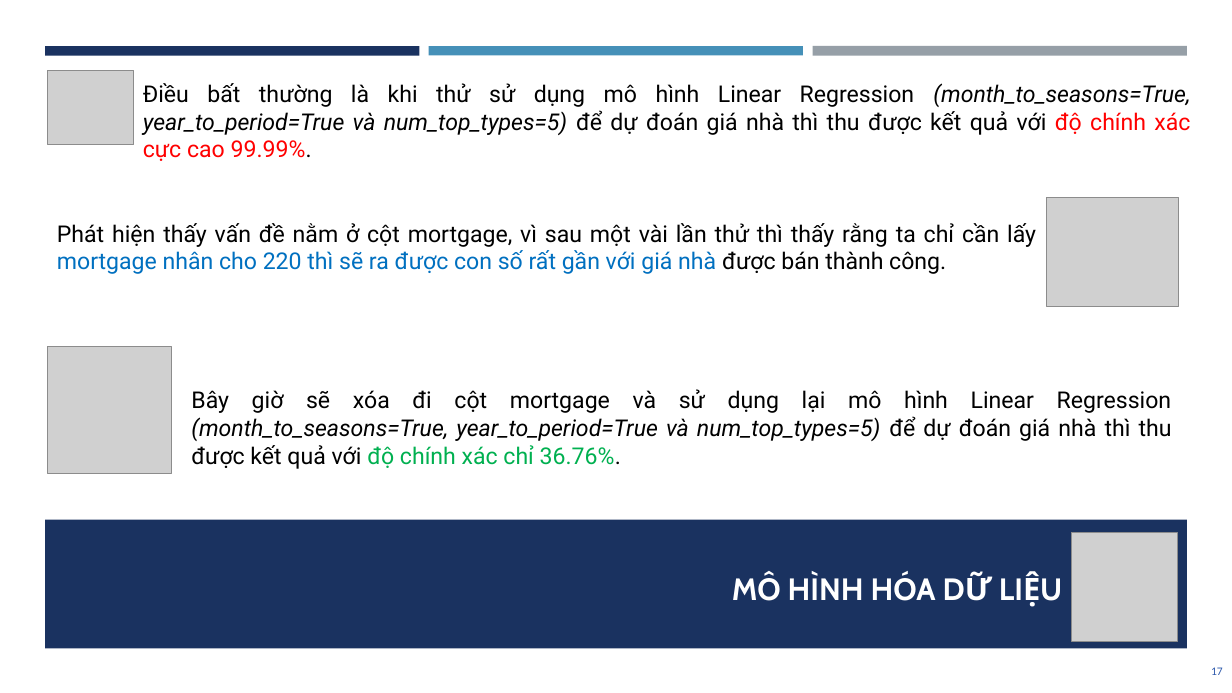
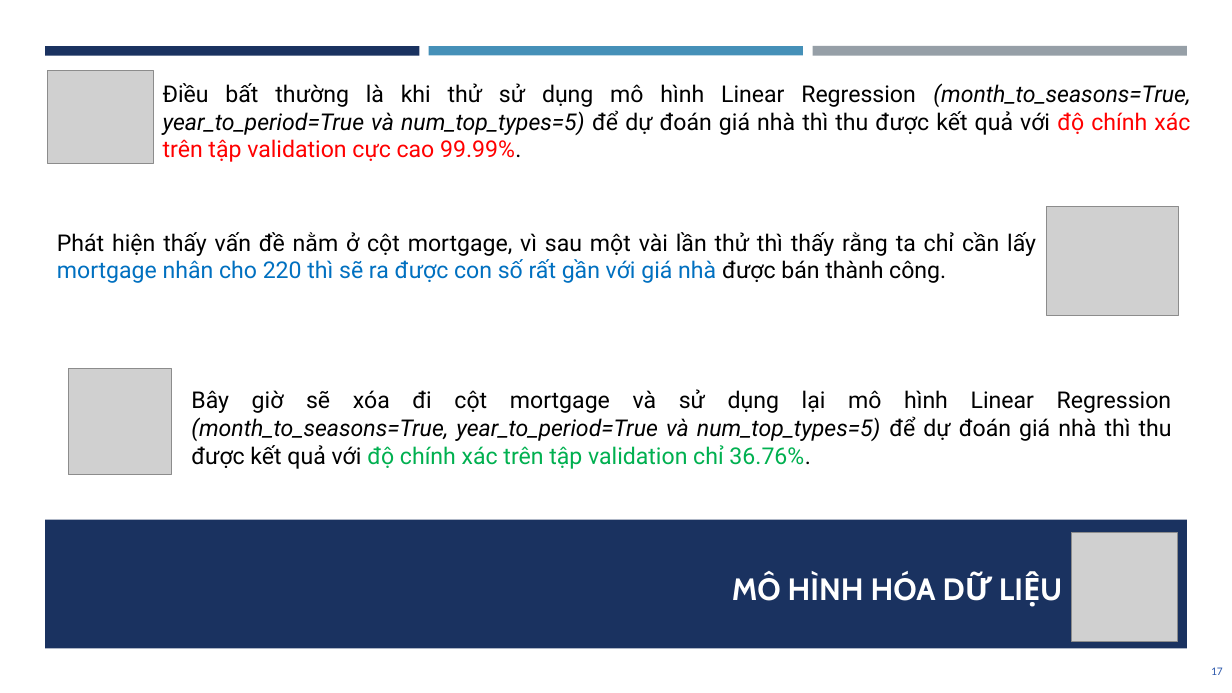
Before and after one commit to dpnam/DS-Final-Project, a slide deck: slide 17 of report-slide/BaoCaoCuoiKy_DS.pptx. Drawn at 1232x693 pixels with LibreOffice and Linux fonts; fonts in the diff are those of the drawing; grey boxes stand for pictures. Boxes give left, top, right and bottom in pixels: in the first picture for what was removed or moved away, otherwise in the second. Text is boxed around its words. In the diff, an @@ line names an element or a change of style, - is before the commit and + after.

```diff
--- a/report-slide/BaoCaoCuoiKy_DS.pptx
+++ b/report-slide/BaoCaoCuoiKy_DS.pptx
@@ picture: place and size @@
-picture at [48,70,134,145]
+picture at [48,70,153,164]
@@ text at [163,83,1190,162]: text changed @@
-Điều bất thường là khi thử sử dụng mô hình Linear Regression (month_to_seasons=True, year_to_period=True và num_top_types=5) để dự đoán giá nhà thì thu được kết quả với độ chính xác cực cao 99.99%.
+Điều bất thường là khi thử sử dụng mô hình Linear Regression (month_to_seasons=True, year_to_period=True và num_top_types=5) để dự đoán giá nhà thì thu được kết quả với độ chính xác trên tập validation cực cao 99.99%.
@@ picture: place and size @@
-picture at [1047,198,1179,307]
+picture at [1047,206,1179,315]
@@ text "Phát hiện thấy vấn đề ...": place and size @@
-text "Phát hiện thấy vấn đề ..." at [57,223,1036,274]
+text "Phát hiện thấy vấn đề ..." at [57,232,1036,283]
@@ picture: place and size @@
-picture at [48,347,172,473]
+picture at [68,369,172,475]
@@ text at [191,389,1172,469]: text changed @@
-Bây giờ sẽ xóa đi cột mortgage và sử dụng lại mô hình Linear Regression (month_to_seasons=True, year_to_period=True và num_top_types=5) để dự đoán giá nhà thì thu được kết quả với độ chính xác chỉ 36.76%.
+Bây giờ sẽ xóa đi cột mortgage và sử dụng lại mô hình Linear Regression (month_to_seasons=True, year_to_period=True và num_top_types=5) để dự đoán giá nhà thì thu được kết quả với độ chính xác trên tập validation chỉ 36.76%.
```
Also in this commit, not shown: 1 other slide changed, 2 slides added, 1 slide removed, 1 other file.
